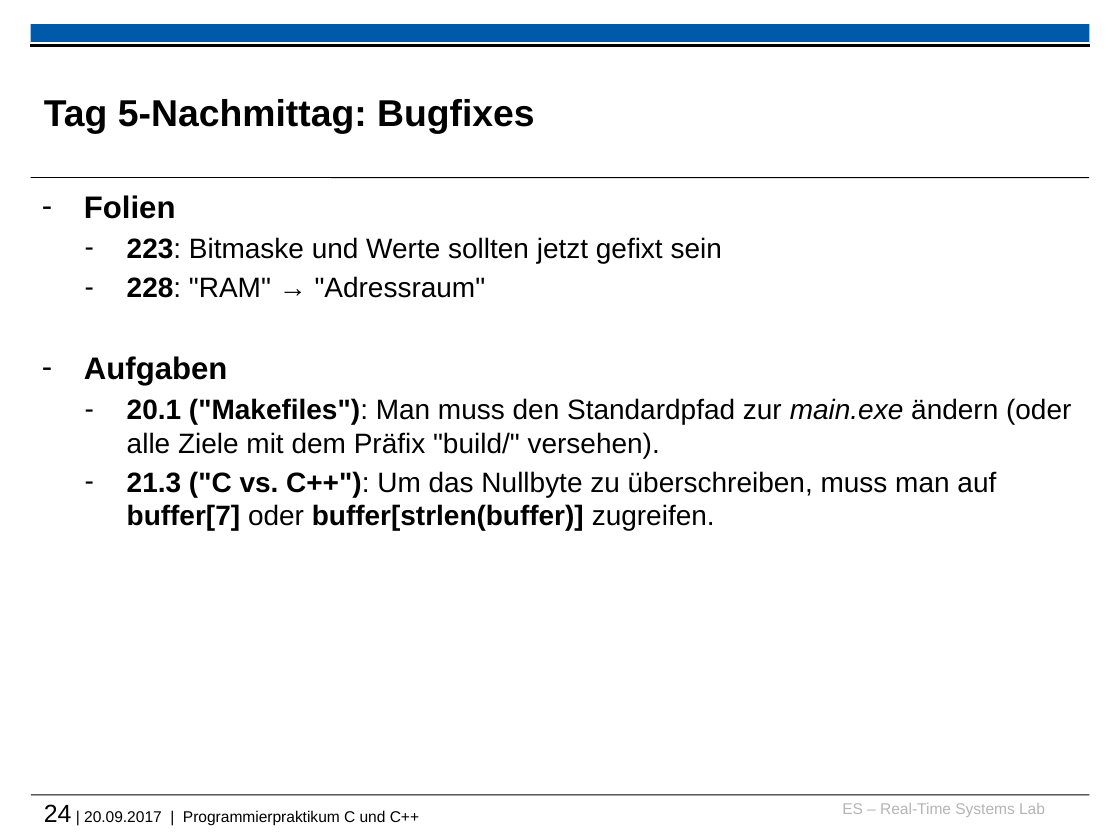
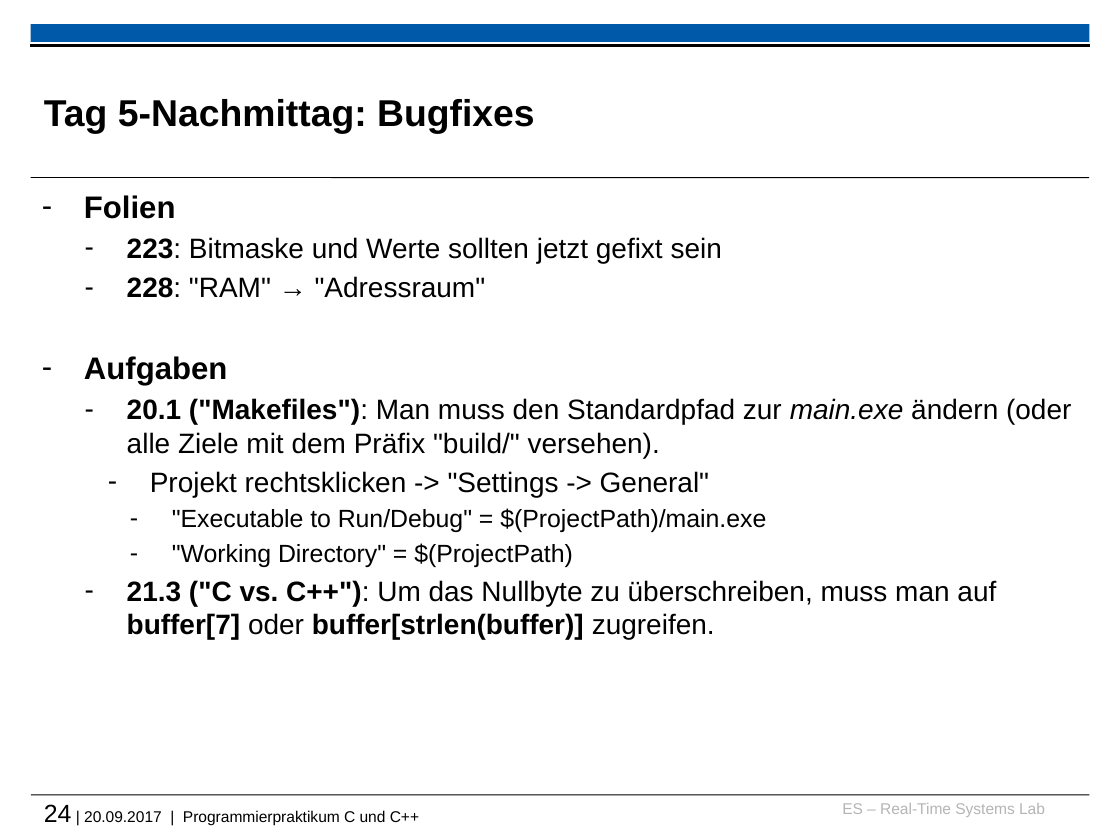
Before and after one commit to h82k/tud-cppp, a slide deck: slide 24 of 2017/recap_and_warmup_slides.pptx. Drawn at 1120x840 pixels with LibreOffice and Linux fonts; fonts in the diff are those of the drawing; background and template pictures are left out. Boxes give left, top, right and bottom in pixels: in the first picture for what was removed or moved away, otherwise in the second. Text is boxed around its words. In the diff, an @@ line names an element or a change of style, - is before the commit and + after.

```diff
--- a/2017/recap_and_warmup_slides.pptx
+++ b/2017/recap_and_warmup_slides.pptx
@@ text at bbox=[150, 471, 766, 567]: paragraphs added @@
+    – Projekt rechtsklicken -> "Settings -> General"
+      – "Executable to Run/Debug" = $(ProjectPath)/main.exe
+      – "Working Directory" = $(ProjectPath)
```
Also in this commit, not shown: 4 other files.
